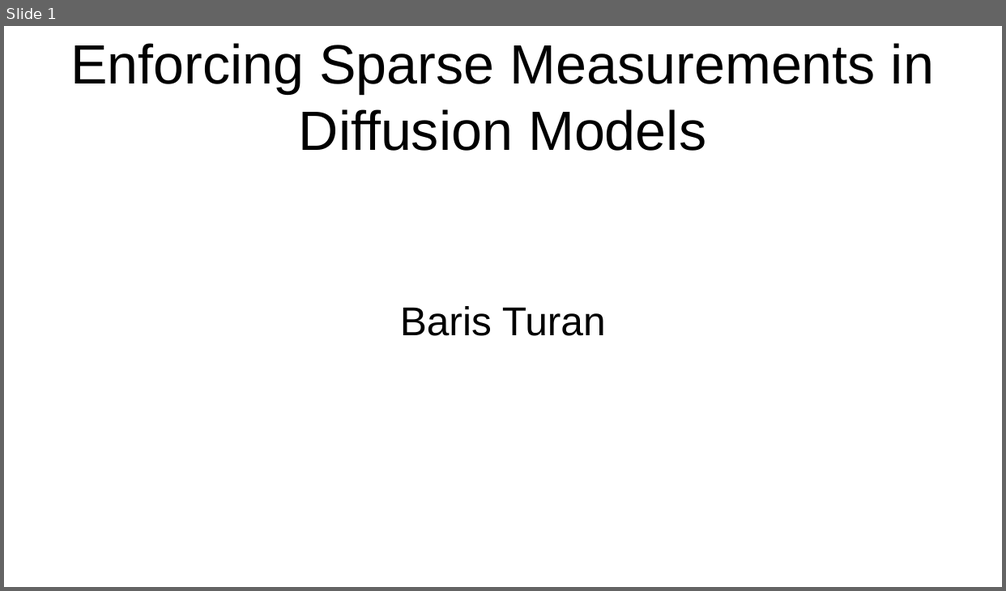
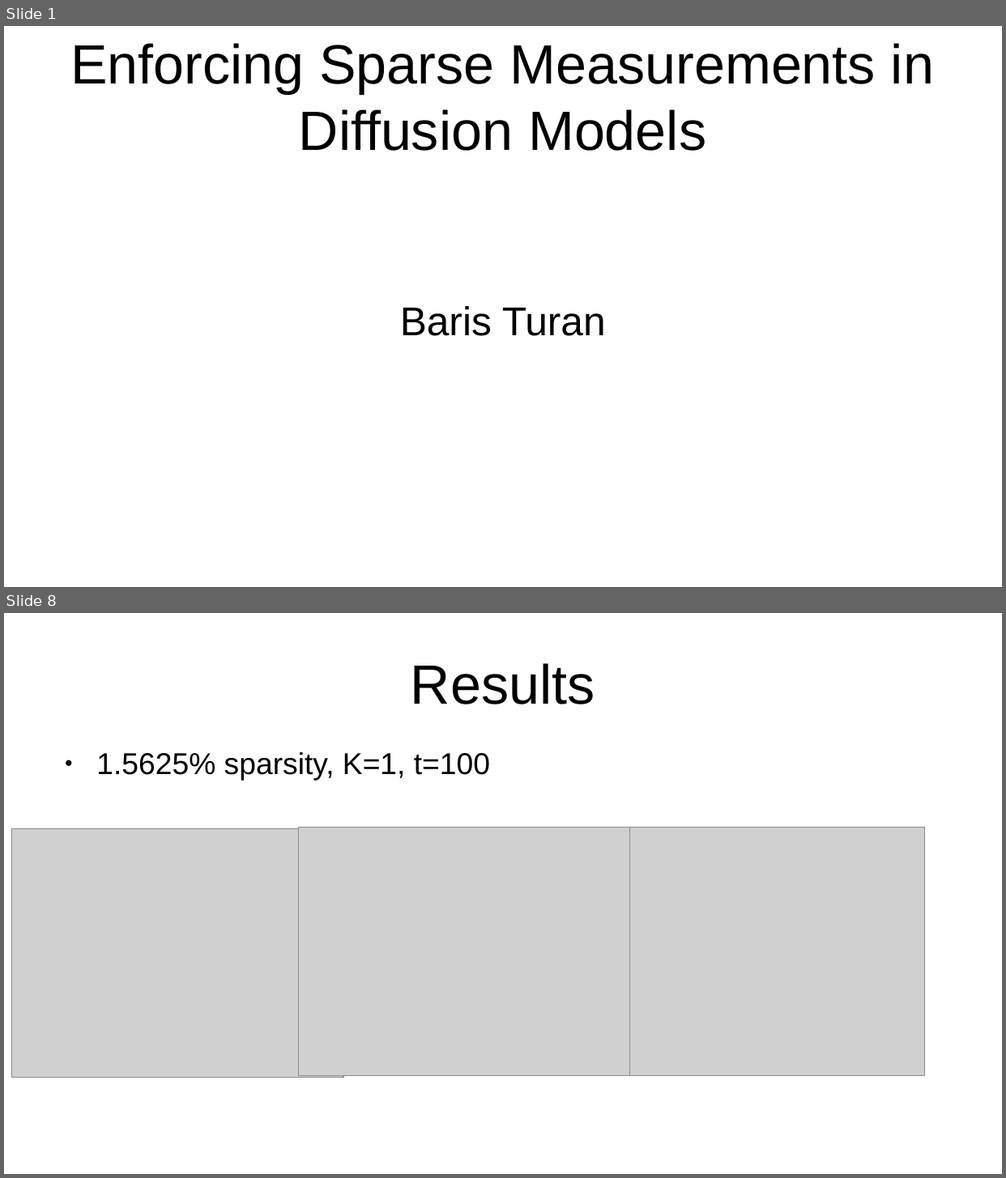
Before and after one commit to baristuran/baris-personal, a slide deck: Enforcing_Sparse_Measurements.odp. Shown one above the other, each under a label of ours: slide 1 before the commit, slides 1 and 8 after it; the slides between them are not shown. The pictures are 1006x591 and 1006x1178 pixels, drawn with LibreOffice and Linux fonts; fonts in the diff are those of the drawing; grey boxes stand for pictures. Boxes give left, top, right and bottom in pixels: in the first picture for what was removed or moved away, otherwise in the second. Text is boxed around its words. In the diff, an @@ line names an element or a change of style, - is before the commit and + after.

```diff
--- a/Enforcing_Sparse_Measurements.odp
+++ b/Enforcing_Sparse_Measurements.odp
@@ slide 8 added at <box>4,613,1002,1174</box>, background #FFFFFF @@
@@ title added at <box>411,663,595,705</box>, 44 pt, text #000000 @@
+Results
@@ text added at <box>96,752,490,781</box>, 24 pt, text #000000 @@
+● 1.5625% sparsity, K=1, t=100
@@ picture added at <box>11,828,343,1078</box> @@
@@ picture added at <box>298,828,631,1076</box> @@
@@ picture added at <box>593,828,925,1076</box> @@
```
Also in this commit, not shown: 3 slides changed, 9 other slides added, 3 slides removed, 4 other files.
